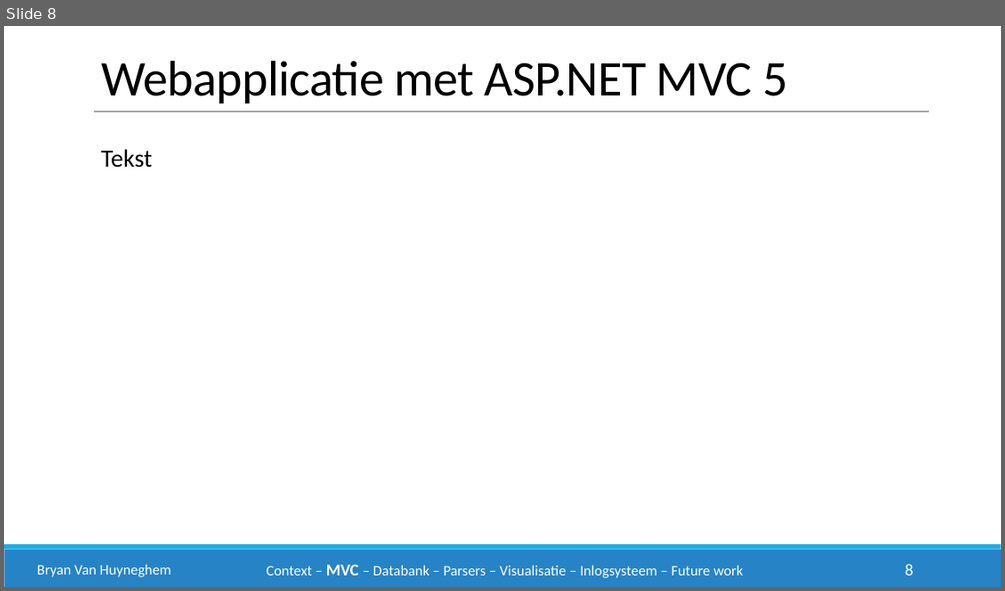
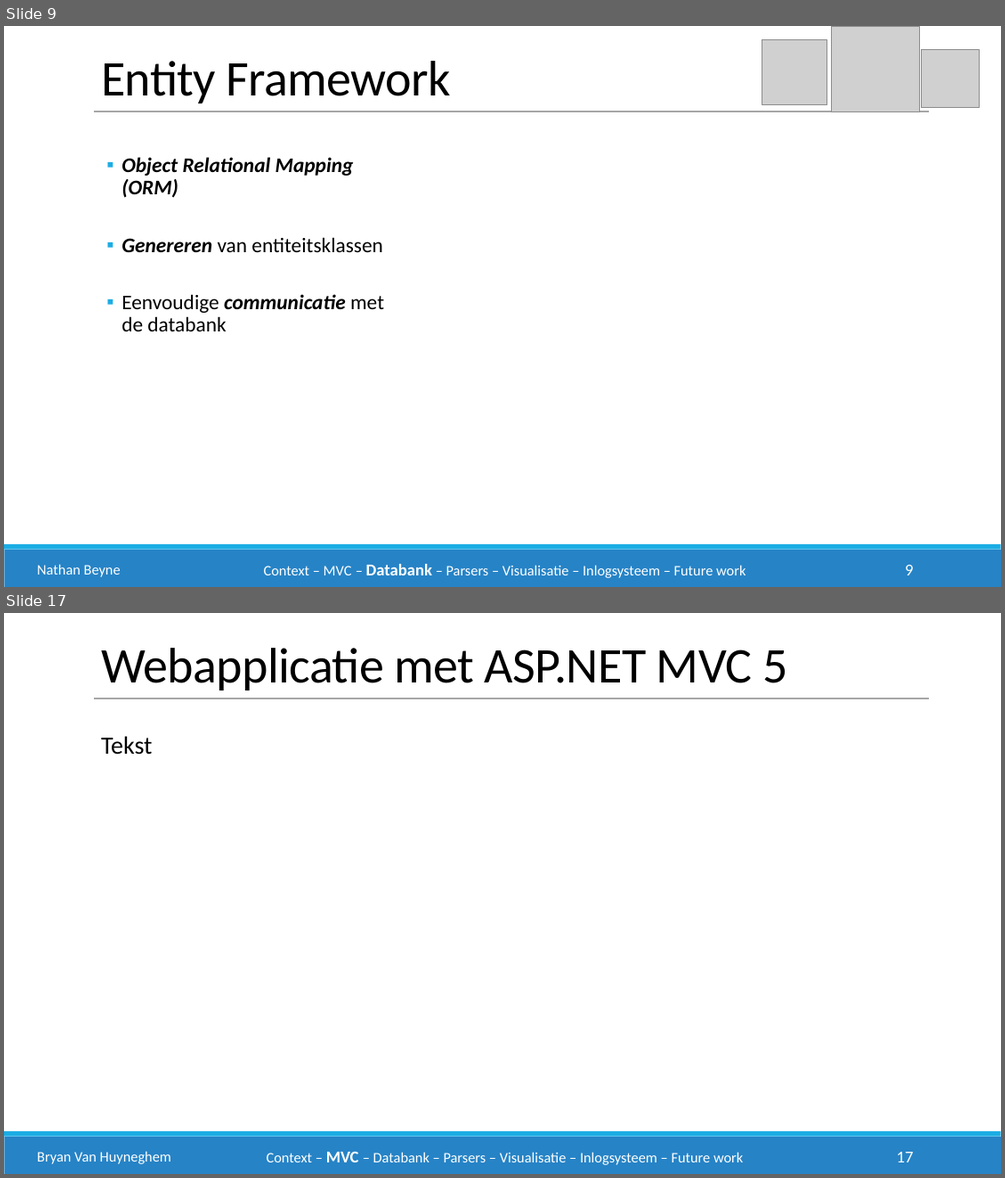
Before and after one commit to philipkukoba/Bachelors-Dissertation-DroneWebApp, a slide deck: documenten/eindpresentatie/drone1.pptx. Shown one above the other, each under a label of ours: slide 8 before the commit, slides 9 and 17 after it; the slides between them are not shown. The pictures are 1005x591 and 1005x1178 pixels, drawn with LibreOffice and Linux fonts; fonts in the diff are those of the drawing; grey boxes stand for pictures. Boxes give left, top, right and bottom in pixels: in the first picture for what was removed or moved away, otherwise in the second. Text is boxed around its words. In the diff, an @@ line names an element or a change of style, - is before the commit and + after.

Commit message:
Slides nathan v1.0

```diff
--- a/documenten/eindpresentatie/drone1.pptx
+++ b/documenten/eindpresentatie/drone1.pptx
@@ slide 9 added at box(4, 26, 1001, 587), background #FFFFFF; not listed: 2 template elements that a slide beside it also shows @@
@@ picture added at box(761, 39, 826, 104) @@
@@ picture added at box(832, 26, 920, 112) @@
@@ picture added at box(921, 49, 979, 108) @@
@@ text added at box(101, 61, 450, 103), 48 pt, text #000000 @@
+Entity Framework
@@ line added from (94, 111) to (929, 111), #A6A6A6 1 pt @@
@@ text added at box(121, 157, 384, 331), 20 pt, text #000000, bold, italic @@
+  ▪ Object Relational Mapping (ORM)
+  ▪ Genereren van entiteitsklassen
+  ▪ Eenvoudige communicatie met de databank
@@ text added at box(37, 564, 121, 577), 14 pt, text #FFFFFF @@
+Nathan Beyne
@@ text added at box(264, 564, 745, 578), 14 pt, text #FFFFFF @@
+Context – MVC – Databank – Parsers – Visualisatie – Inlogsysteem – Future work
@@ page number added at box(905, 564, 913, 575), 16 pt, text #FFFFFF @@
+9
@@ what was slide 8 is now slide 17 @@
@@ page number at box(897, 1151, 914, 1162): text changed @@
-8
+17
```
Also in this commit, not shown: 8 other slides added, 1 other file.
